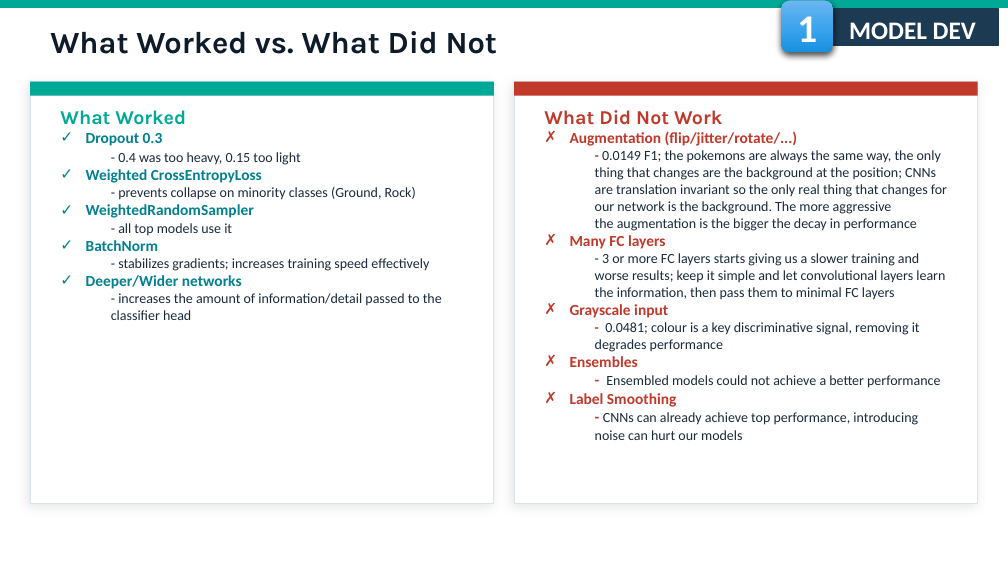
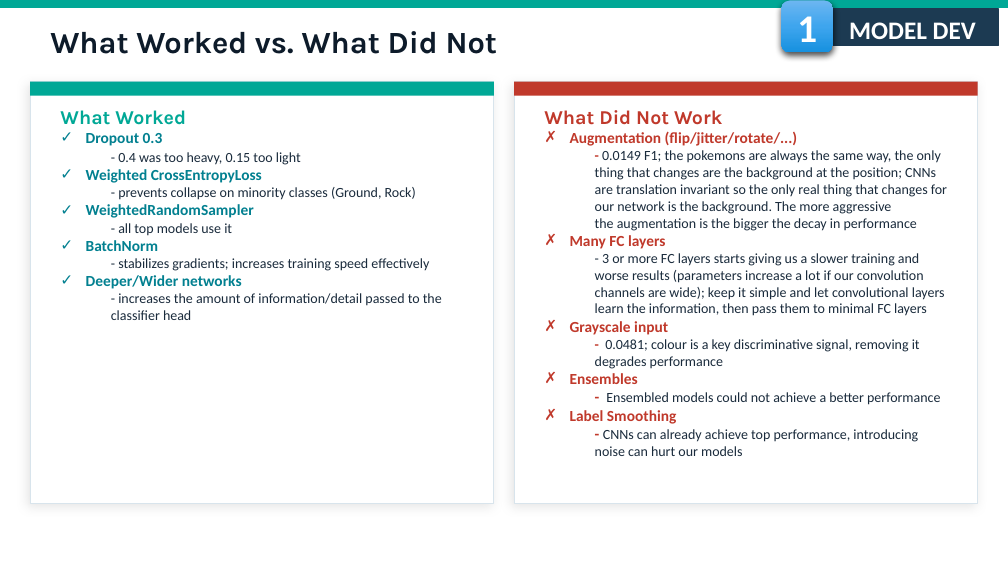
Before and after one commit to fmssilva/DL_Proj, a slide deck: slide 13 of assignment_1/task2/Task2_report.pptx. Drawn at 1008x567 pixels with LibreOffice and Linux fonts; fonts in the diff are those of the drawing; background and template pictures are left out. Boxes give left, top, right and bottom in pixels: in the first picture for what was removed or moved away, otherwise in the second. Text is boxed around its words. In the diff, an @@ line names an element or a change of style, - is before the commit and + after.

```diff
--- a/assignment_1/task2/Task2_report.pptx
+++ b/assignment_1/task2/Task2_report.pptx
@@ text at (595, 253, 945, 316): text changed @@
-  - 3 or more FC layers starts giving us a slower training and worse results; keep it simple and let convolutional layers learn the information, then pass them to minimal FC layers
+  - 3 or more FC layers starts giving us a slower training and worse results (parameters increase a lot if our convolution channels are wide); keep it simple and let convolutional layers learn the information, then pass them to minimal FC layers
```
Also in this commit, not shown: 11 other slides changed, 1 other file.
